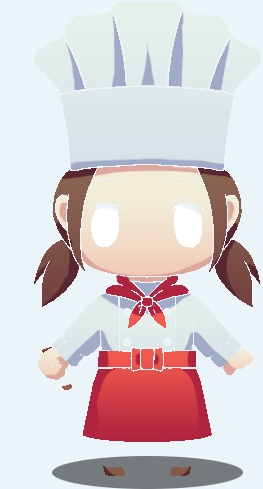
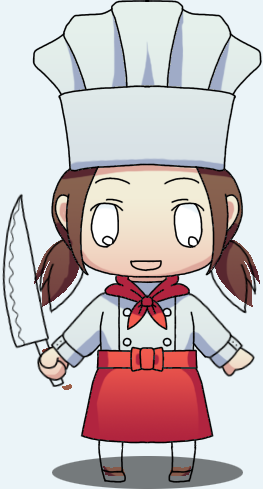
The second (263, 489) image is a revision of the first. Changes to its layers:
showed "レイヤー 14" over [2, 0, 262, 483]
